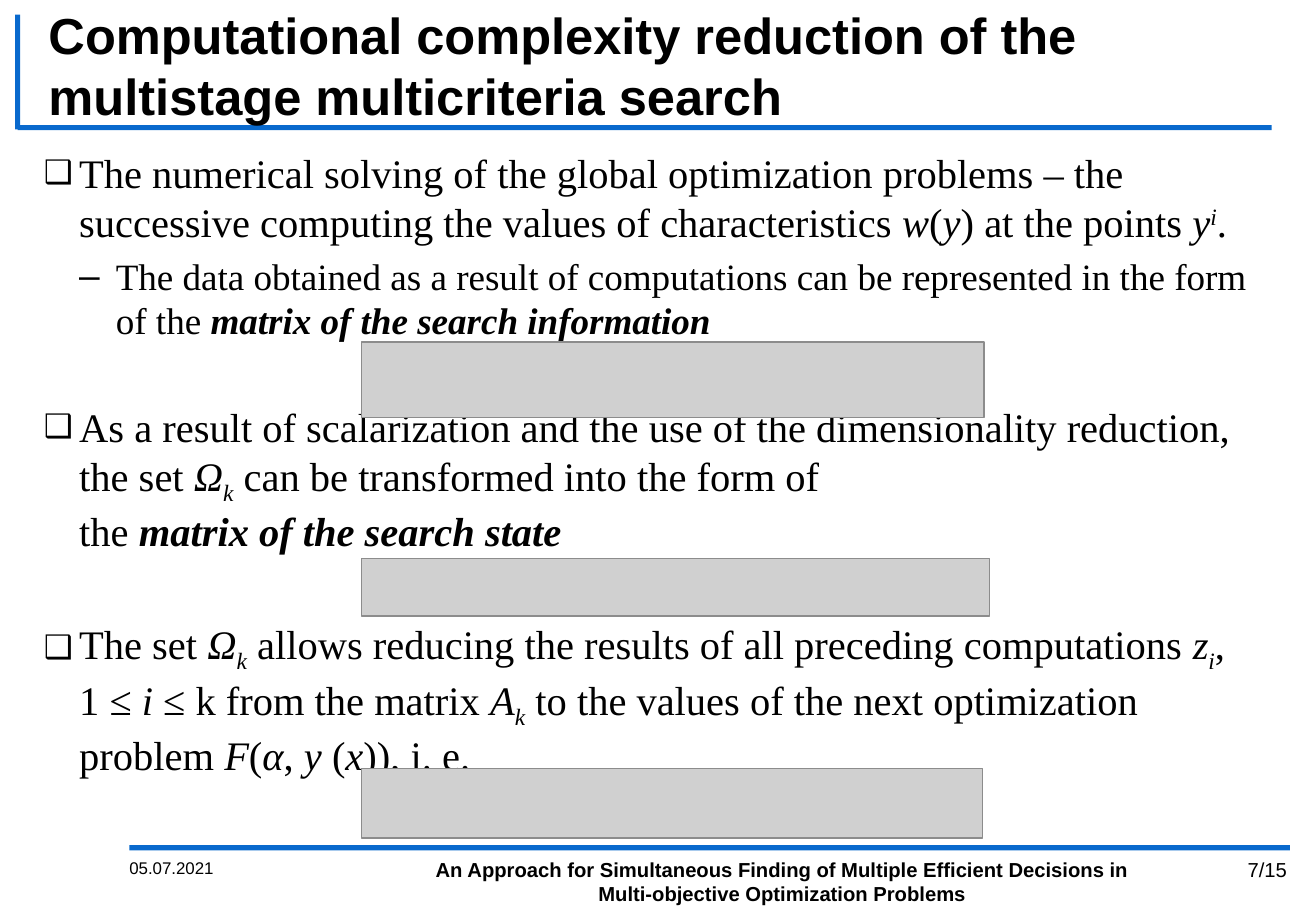
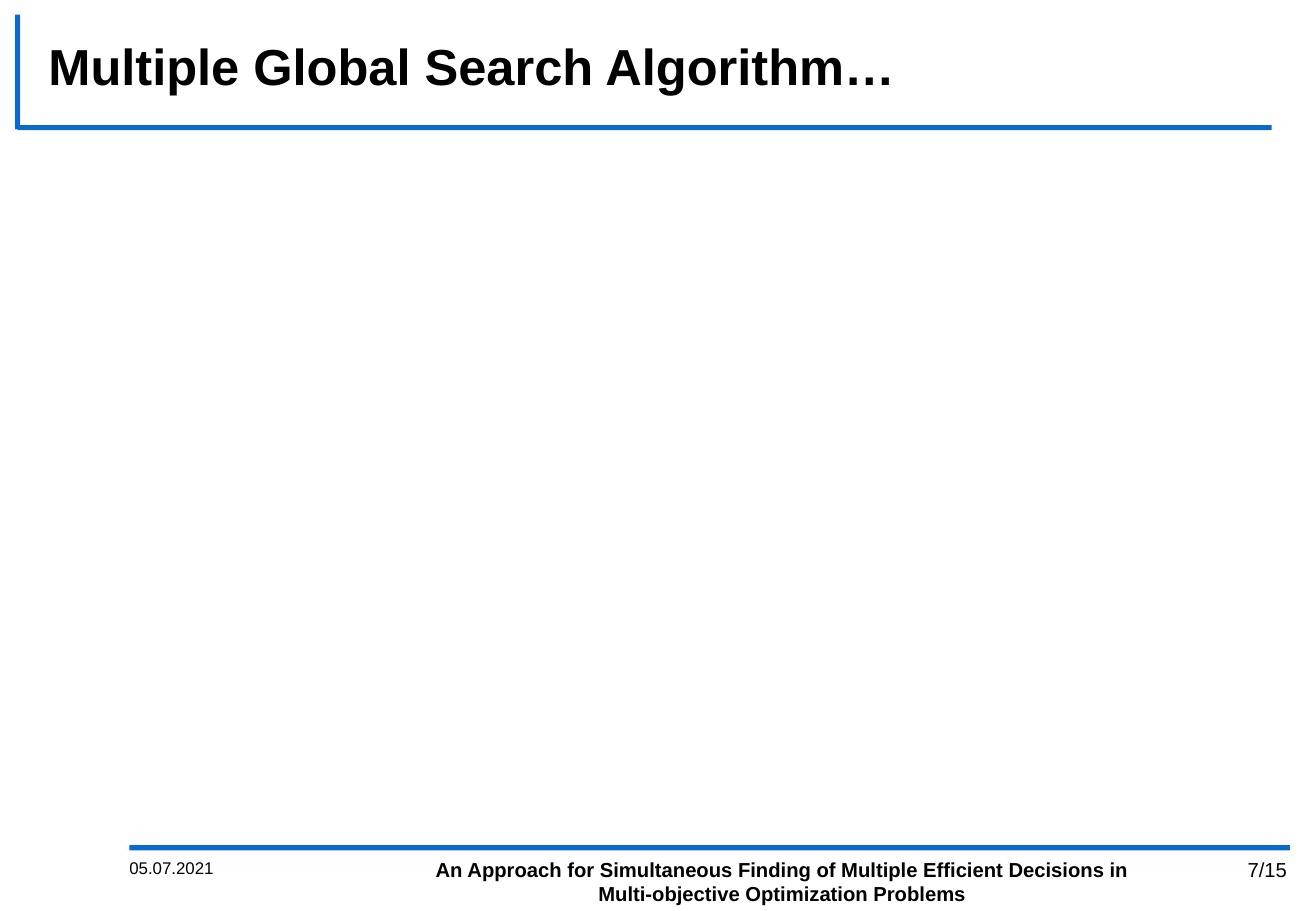
Before and after one commit to kabarkalov/GlobOptPapers, a slide deck: slide 7 of 2021/MOTOR_BarkalovLebedev/MOTOR_2021.pptx. Drawn at 1316x911 pixels with LibreOffice and Linux fonts; fonts in the diff are those of the drawing; grey boxes stand for pictures; background and template pictures are left out. Boxes give left, top, right and bottom in pixels: in the first picture for what was removed or moved away, otherwise in the second. Text is boxed around its words. In the diff, an @@ line names an element or a change of style, - is before the commit and + after.

```diff
--- a/2021/MOTOR_BarkalovLebedev/MOTOR_2021.pptx
+++ b/2021/MOTOR_BarkalovLebedev/MOTOR_2021.pptx
@@ title at [48,48,894,94]: text changed @@
-Computational complexity reduction of the multistage multicriteria search
+Multiple Global Search Algorithm…
@@ text removed at [79,159,1246,778] @@
-❑ The numerical solving of the global optimization problems – the successive computing the values of characteristics w(y) at the points yi.
-  – The data obtained as a result of computations can be represented in the form of the matrix of the search information
-❑ As a result of scalarization and the use of the dimensionality reduction, the set Ωk can be transformed into the form of
-  the matrix of the search state
-❑ The set Ωk allows reducing the results of all preceding computations zi,
-  1 ≤ i ≤ k from the matrix Ak to the values of the next optimization problem F(α, y (x)), i. e.
@@ picture removed at [362,343,984,418] @@
@@ picture removed at [362,559,990,616] @@
@@ picture removed at [362,769,983,838] @@
```
Also in this commit, not shown: 7 other slides changed, 1 slide added.
